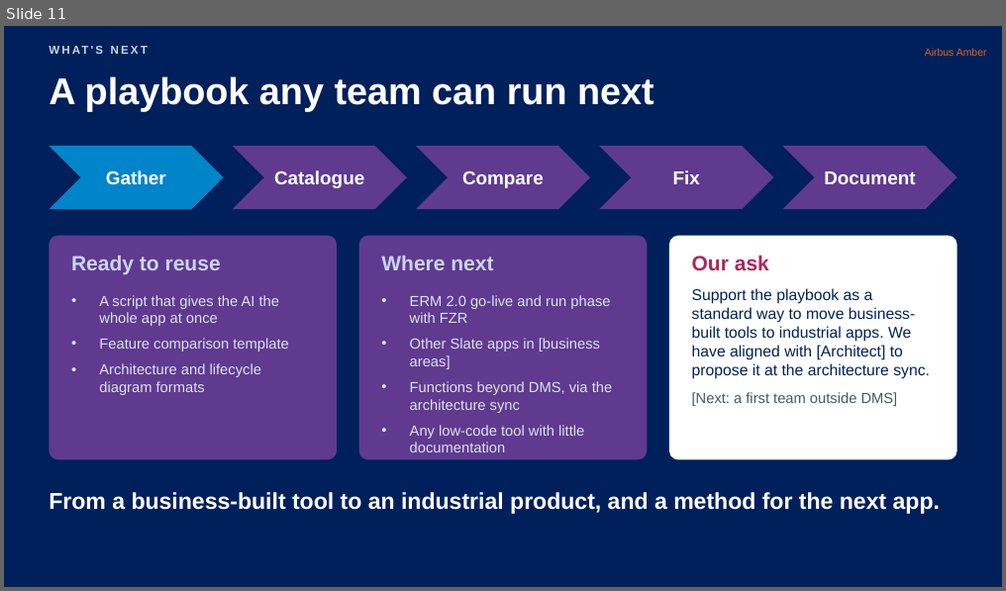
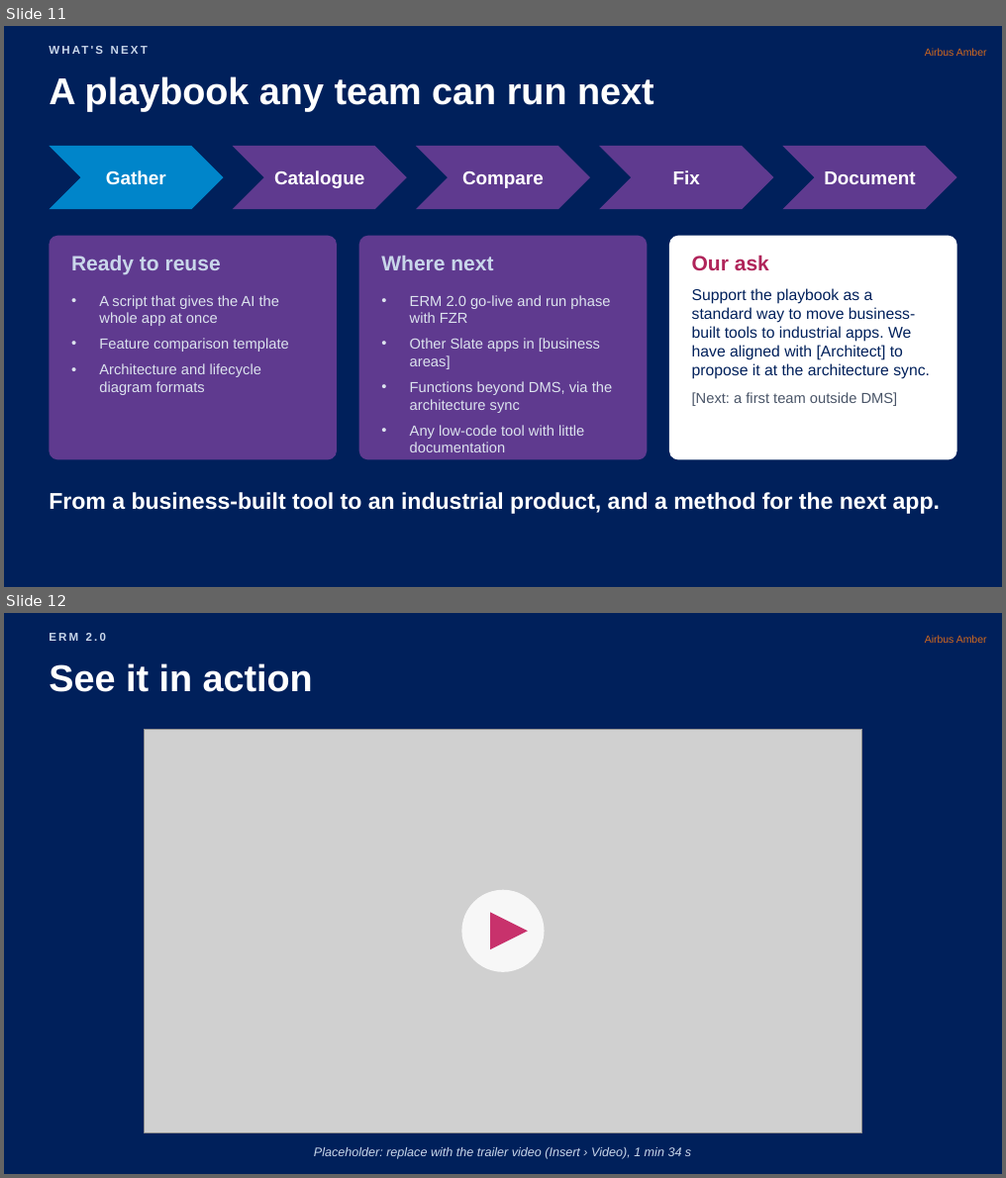
Before and after one commit to nithinram97/archify, a slide deck: erm-migration/docs/ERM-Migration-Pitch-v3.pptx. Shown one above the other, each under a label of ours: slide 11 before the commit, slides 11 and 12 after it. The pictures are 1006x591 and 1006x1178 pixels, drawn with LibreOffice and Linux fonts; fonts in the diff are those of the drawing; grey boxes stand for pictures. Boxes give left, top, right and bottom in pixels: in the first picture for what was removed or moved away, otherwise in the second. Text is boxed around its words. In the diff, an @@ line names an element or a change of style, - is before the commit and + after.

```diff
--- a/erm-migration/docs/ERM-Migration-Pitch-v3.pptx
+++ b/erm-migration/docs/ERM-Migration-Pitch-v3.pptx
@@ slide 12 added at box(4, 613, 1002, 1174), background #00205B; not listed: 1 template element that a slide beside it also shows @@
@@ text added at box(49, 633, 106, 641), 11 pt, text #C9D6EA, bold @@
+ERM 2.0
@@ title added at box(49, 663, 313, 692), 36 pt, text #FFFFFF, bold @@
+See it in action
@@ picture added at box(144, 729, 862, 1134) @@
@@ ellipse added at box(462, 890, 545, 972), fill #FFFFFF at 85% opacity @@
@@ triangle added at box(491, 912, 528, 950), fill #C8326C @@
@@ text added at box(314, 1148, 691, 1159), 12 pt, text #C9D6EA, italic @@
+Placeholder: replace with the trailer video (Insert › Video), 1 min 34 s
```
Also in this commit, not shown: 1 slide changed, 3 other files.
